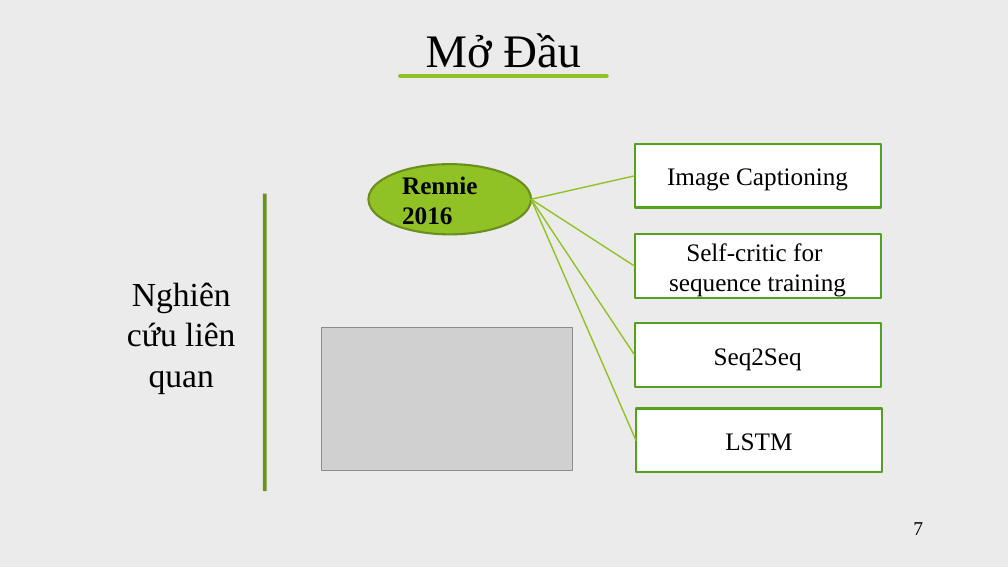
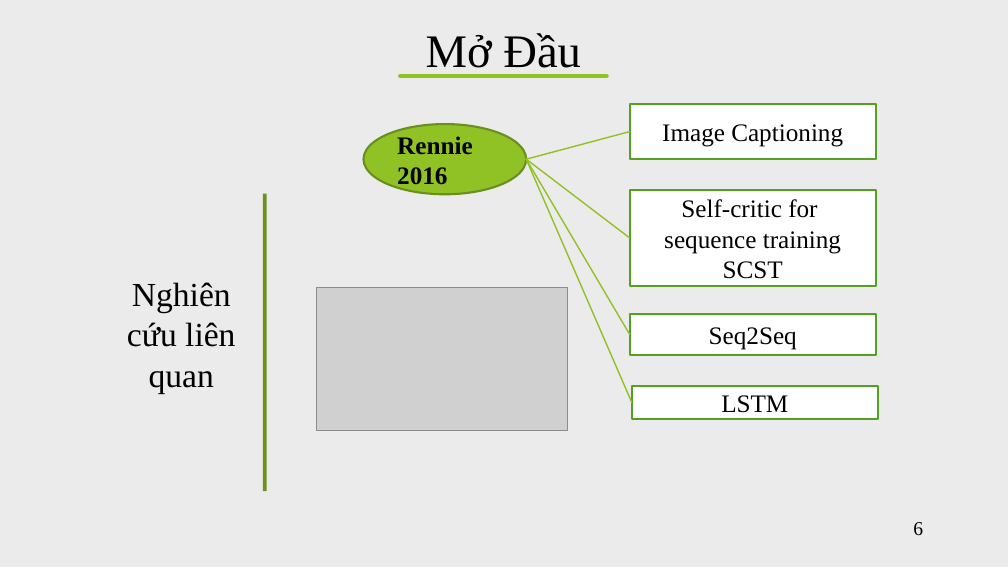
Before and after one commit to vanvibig/BaoCaoLuanVan, a slide deck: slide 6 of LVTN_Vi.pptx (slide 7 before the commit). Drawn at 1008x567 pixels with LibreOffice and Linux fonts; fonts in the diff are those of the drawing; grey boxes stand for pictures. Boxes give left, top, right and bottom in pixels: in the first picture for what was removed or moved away, otherwise in the second. Text is boxed around its words. In the diff, an @@ line names an element or a change of style, - is before the commit and + after.

```diff
--- a/LVTN_Vi.pptx
+++ b/LVTN_Vi.pptx
@@ rectangle "Image Captioning": place and size @@
-rectangle "Image Captioning" at (635, 144, 881, 208)
+rectangle "Image Captioning" at (630, 104, 876, 159)
@@ line moved from (531, 200) - (635, 175) to (526, 159) - (630, 132) @@
@@ 2 lines, 1 picture, 1 ellipse: place and size @@
-2 lines, 1 picture, 1 ellipse at (322, 164, 636, 471)
+2 lines, 1 picture, 1 ellipse at (317, 124, 632, 430)
@@ line moved from (531, 200) - (635, 355) to (526, 159) - (630, 335) @@
@@ line moved from (531, 200) - (635, 266) to (526, 159) - (630, 238) @@
@@ rectangle "Self-critic for": place and size @@
-rectangle "Self-critic for" at (635, 235, 881, 298)
+rectangle "Self-critic for" at (630, 191, 876, 286)
@@ text in rectangle at (723, 261, 783, 279): paragraph added @@
+SCST
@@ rectangle "Seq2Seq": place and size @@
-rectangle "Seq2Seq" at (635, 324, 881, 387)
+rectangle "Seq2Seq" at (630, 313, 876, 355)
@@ rectangle "LSTM": place and size @@
-rectangle "LSTM" at (636, 408, 882, 472)
+rectangle "LSTM" at (632, 386, 878, 418)
@@ page number at (913, 522, 923, 536): text changed @@
-7
+6
```
Also in this commit, not shown: 9 other slides changed, 4 slides added, 1 slide removed, 2 other files.
